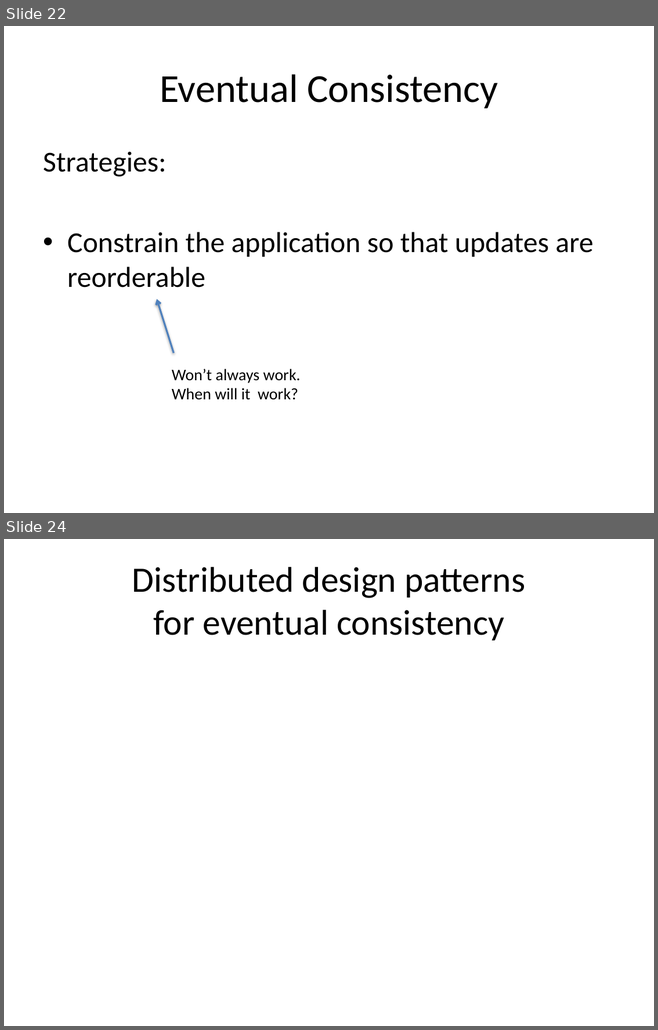
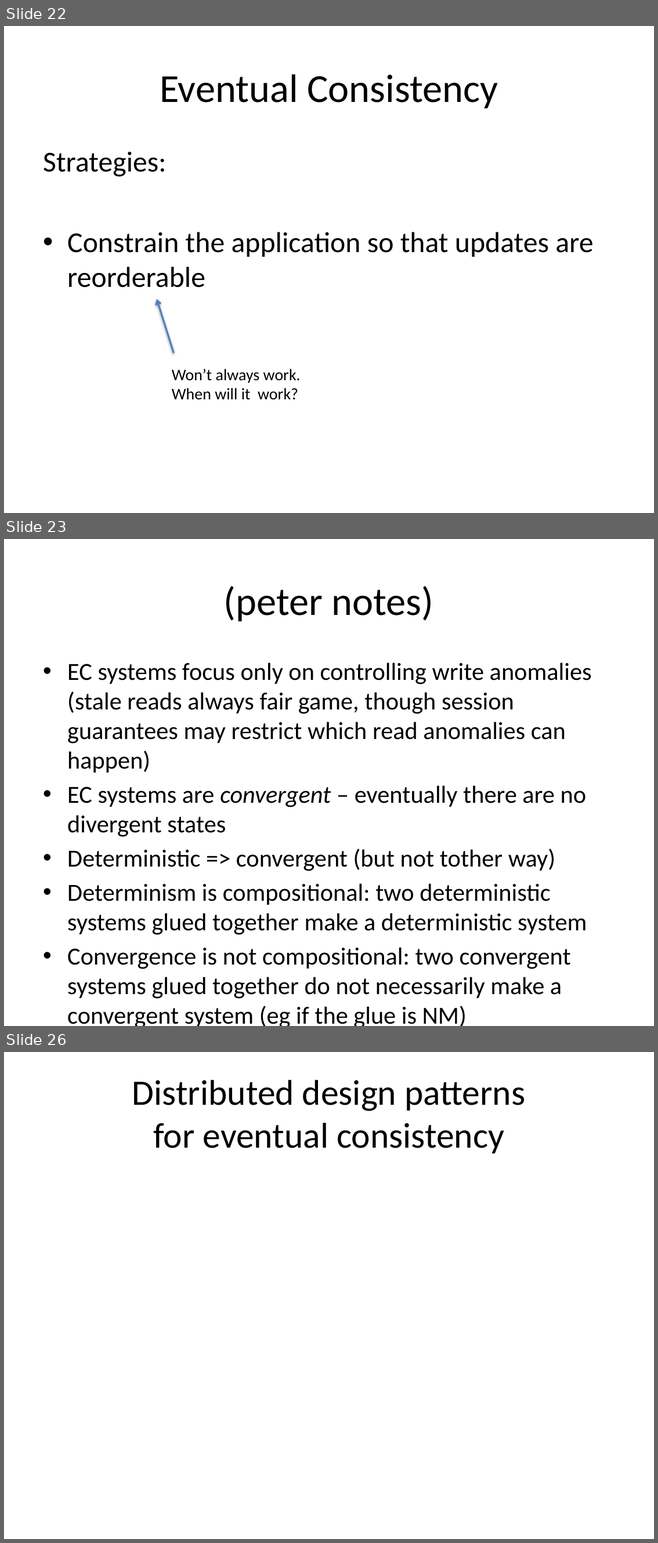
Before and after one commit to declarativitydotnet/declarativity, a slide deck: socc12-bloom-tutorial/slides/bloom-tutorial.pptx. Shown one above the other, each under a label of ours: slides 22 and 24 before the commit, slides 22, 23 and 26 after it; the slides between them are not shown. The pictures are 658x1030 and 658x1543 pixels, drawn with LibreOffice and Linux fonts; fonts in the diff are those of the drawing. Boxes give left, top, right and bottom in pixels: in the first picture for what was removed or moved away, otherwise in the second. Text is boxed around its words. In the diff, an @@ line names an element or a change of style, - is before the commit and + after.

```diff
--- a/socc12-bloom-tutorial/slides/bloom-tutorial.pptx
+++ b/socc12-bloom-tutorial/slides/bloom-tutorial.pptx
@@ slide 23 added at (4,539,654,1026), background #FFFFFF @@
@@ title added at (224,586,434,621), 44 pt, text #000000 @@
+(peter notes)
@@ text added at (67,663,592,1026), 27.2 pt, text #000000 @@
+• EC systems focus only on controlling write anomalies (stale reads always fair game, though session guarantees may restrict which read anomalies can happen)
+• EC systems are convergent – eventually there are no divergent states
+• Deterministic => convergent (but not tother way)
+• Determinism is compositional: two deterministic systems glued together make a deterministic system
+• Convergence is not compositional: two convergent systems glued together do not necessarily make a convergent system (eg if the glue is NM)
@@ what was slide 24 is now slide 26 @@
```
Also in this commit, not shown: 1 slide changed, 1 other slide added.
